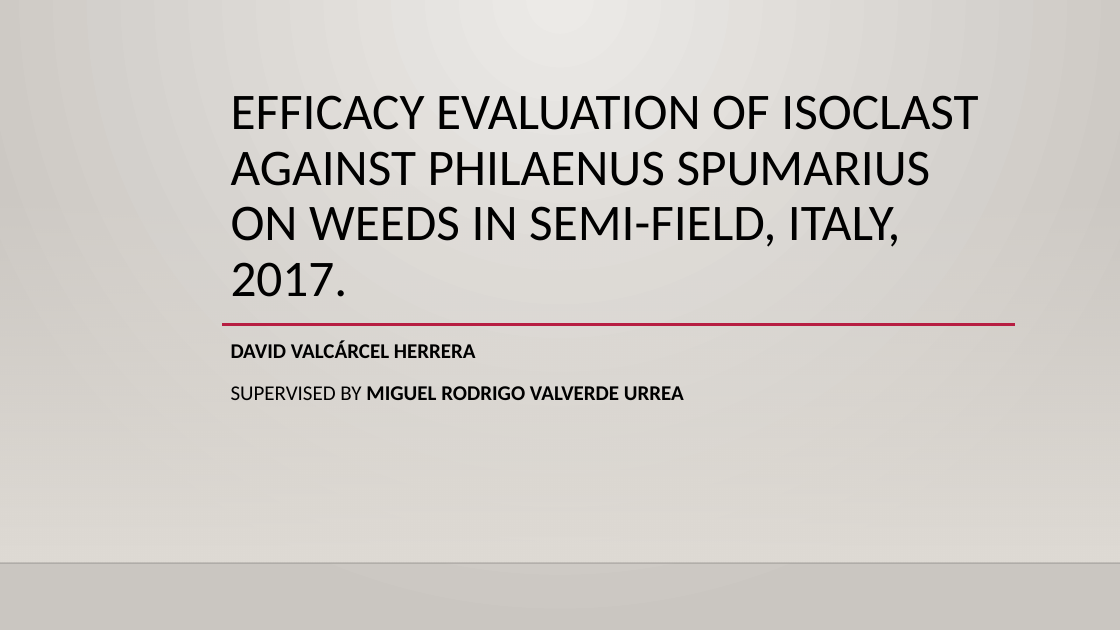
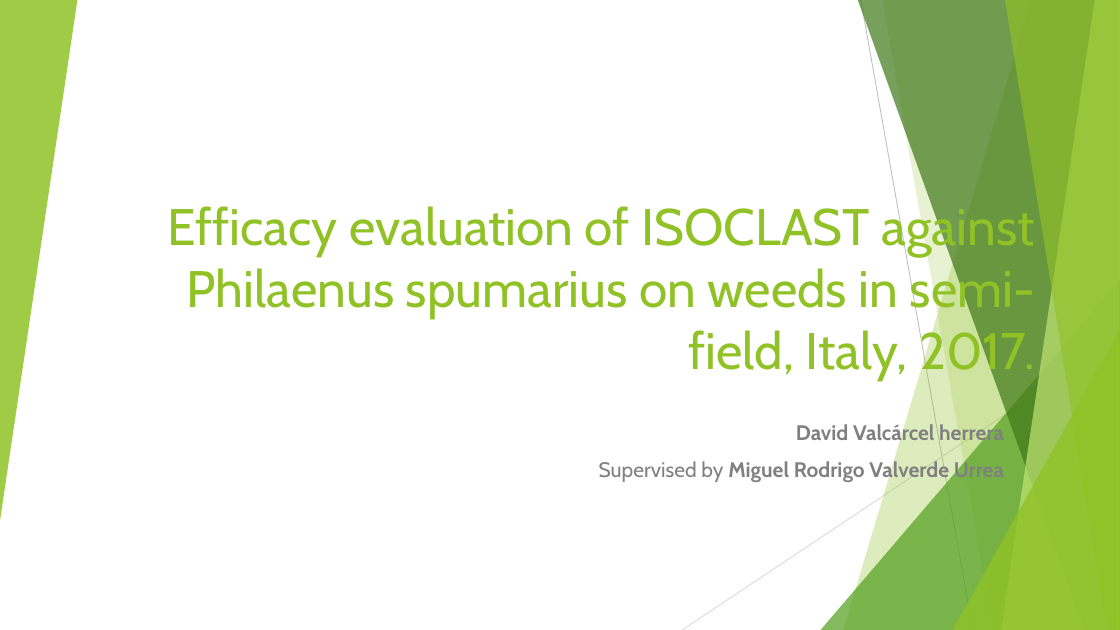
Before and after one commit to dvalher00/PracticasLabBio, a slide deck: slide 1 of Actividad 3 (INSECTICIDAS EN ÁRBOLES)/PRESENTATION EFFICACY TREATMENT - DAVID VALCÁRCEL.pptx. Drawn at 1120x630 pixels with LibreOffice and Linux fonts; fonts in the diff are those of the drawing; background and template pictures are left out. Boxes give left, top, right and bottom in pixels: in the first picture for what was removed or moved away, otherwise in the second. Text is boxed around its words. In the diff, an @@ line names an element or a change of style, - is before the commit and + after.

```diff
--- a/Actividad 3 (INSECTICIDAS EN ÁRBOLES)/PRESENTATION EFFICACY TREATMENT - DAVID VALCÁRCEL.pptx
+++ b/Actividad 3 (INSECTICIDAS EN ÁRBOLES)/PRESENTATION EFFICACY TREATMENT - DAVID VALCÁRCEL.pptx
@@ background gradient #ECEAE7 to #CAC7C1 to #FFFFFF @@
@@ group added at [0, 0, 1120, 630]: 5 freeform shapes, 3 triangles, 2 lines @@
@@ rectangle removed at [0, 186, 1120, 563] @@
@@ title at [168, 202, 1035, 380]: text changed; font Calibri to Cabin; text colour #000000 to #90C226 @@
-EFFICACY EVALUATION OF ISOCLAST AGAINST PHILAENUS SPUMARIUS ON WEEDS IN SEMI-FIELD, ITALY, 2017.
+Efficacy evaluation of ISOCLAST against Philaenus spumarius on weeds in semi-field, Italy, 2017.
@@ line removed from (222, 324) to (1016, 324) @@
@@ subtitle at [599, 422, 1004, 483]: text changed; font Calibri to Cabin; text colour #000000 to #808080 @@
-DAVID VALCÁRCEL HERRERA
-SUPERVISED BY MIGUEL RODRIGO VALVERDE URREA
+David Valcárcel herrera
+Supervised by Miguel Rodrigo Valverde Urrea
@@ line removed from (0, 563) to (1120, 563) @@
```
Also in this commit, not shown: 3 other slides changed, 8 slides added, 2 slides removed, 52 other files.
